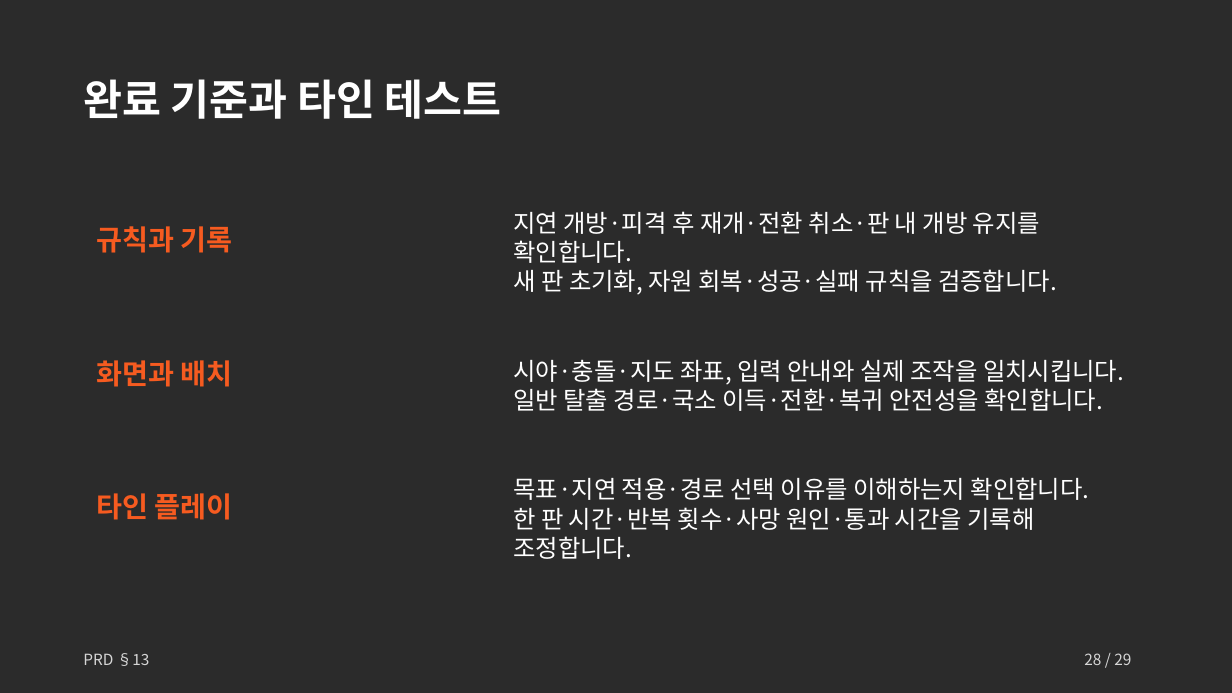
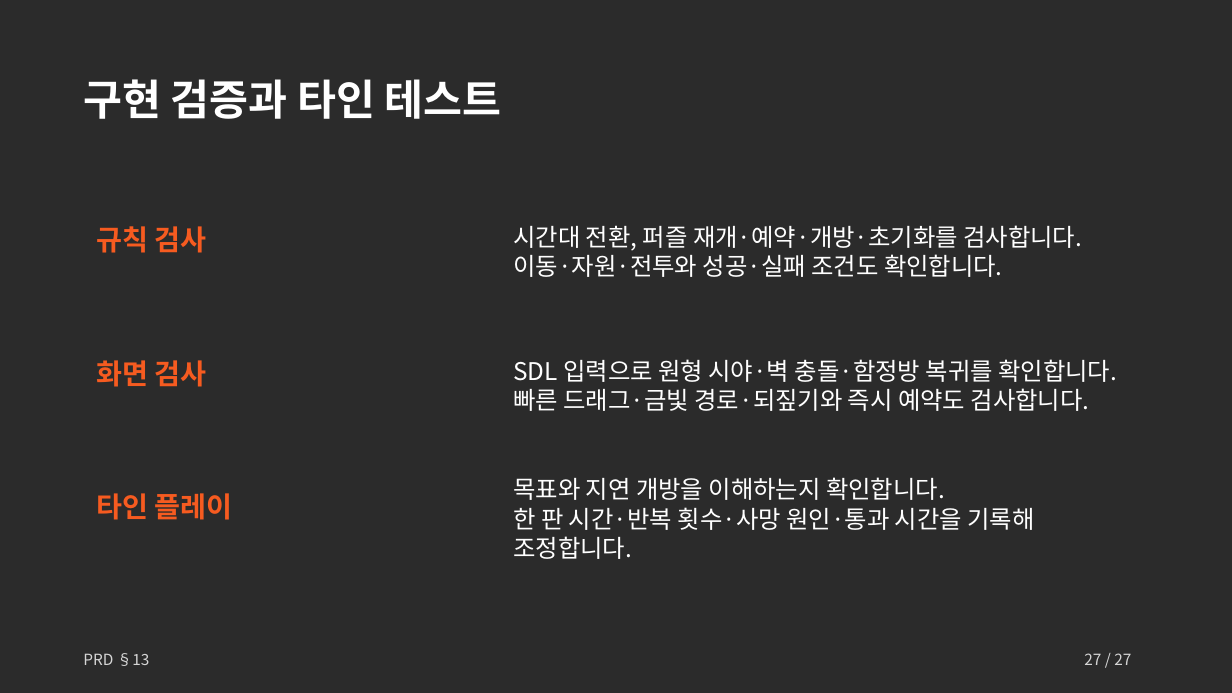
Before and after one commit to Hollolloho/2DGP_TermProject, a slide deck: slide 27 of Docs/초보자를 위한 미로 탈출 안내서_기획안.pptx. Drawn at 1232x693 pixels with LibreOffice and Linux fonts; fonts in the diff are those of the drawing; background and template pictures are left out; a plain dark background stands for a picture behind light text. Boxes give left, top, right and bottom in pixels: in the first picture for what was removed or moved away, otherwise in the second. Text is boxed around its words. In the diff, an @@ line names an element or a change of style, - is before the commit and + after.

```diff
--- a/Docs/초보자를 위한 미로 탈출 안내서_기획안.pptx
+++ b/Docs/초보자를 위한 미로 탈출 안내서_기획안.pptx
@@ text at (83,79,502,119): text changed @@
-완료 기준과 타인 테스트
+구현 검증과 타인 테스트
@@ text at (96,226,207,253): text changed @@
-규칙과 기록
+규칙 검사
@@ text at (513,225,1082,277): text changed @@
-지연 개방·피격 후 재개·전환 취소·판 내 개방 유지를 확인합니다.
-새 판 초기화, 자원 회복·성공·실패 규칙을 검증합니다.
+시간대 전환, 퍼즐 재개·예약·개방·초기화를 검사합니다.
+이동·자원·전투와 성공·실패 조건도 확인합니다.
@@ text at (513,359,1117,411): text changed @@
-시야·충돌·지도 좌표, 입력 안내와 실제 조작을 일치시킵니다.
-일반 탈출 경로·국소 이득·전환·복귀 안전성을 확인합니다.
+SDL 입력으로 원형 시야·벽 충돌·함정방 복귀를 확인합니다.
+빠른 드래그·금빛 경로·되짚기와 즉시 예약도 검사합니다.
@@ text at (96,360,207,387): text changed @@
-화면과 배치
+화면 검사
@@ text at (513,477,945,500): text changed @@
-목표·지연 적용·경로 선택 이유를 이해하는지 확인합니다.
+목표와 지연 개방을 이해하는지 확인합니다.
@@ text at (1084,653,1131,665): text changed @@
-28 / 29
+27 / 27
```
Also in this commit, not shown: 26 other slides changed, 7 other files.
